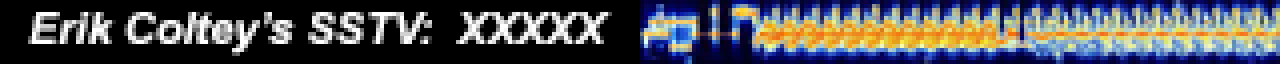
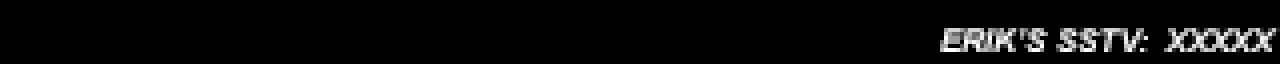
Comparing the layer stacks of the two (1280, 64) images. Changes:
renamed "Erik Coltey’s SSTV: XXXXX" to "ERIK’S SSTV: XXXXX", painted on it over left=28, top=12, right=1280, bottom=56
hid "Layer 1" over left=640, top=0, right=1280, bottom=64
painted on "Background" over left=640, top=0, right=1280, bottom=64
